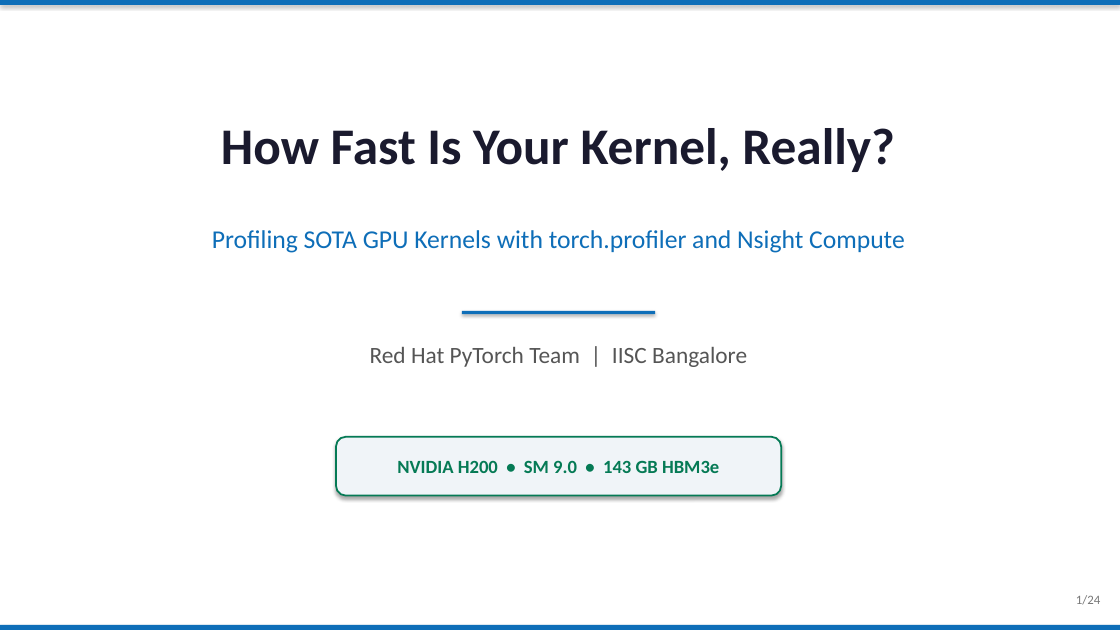
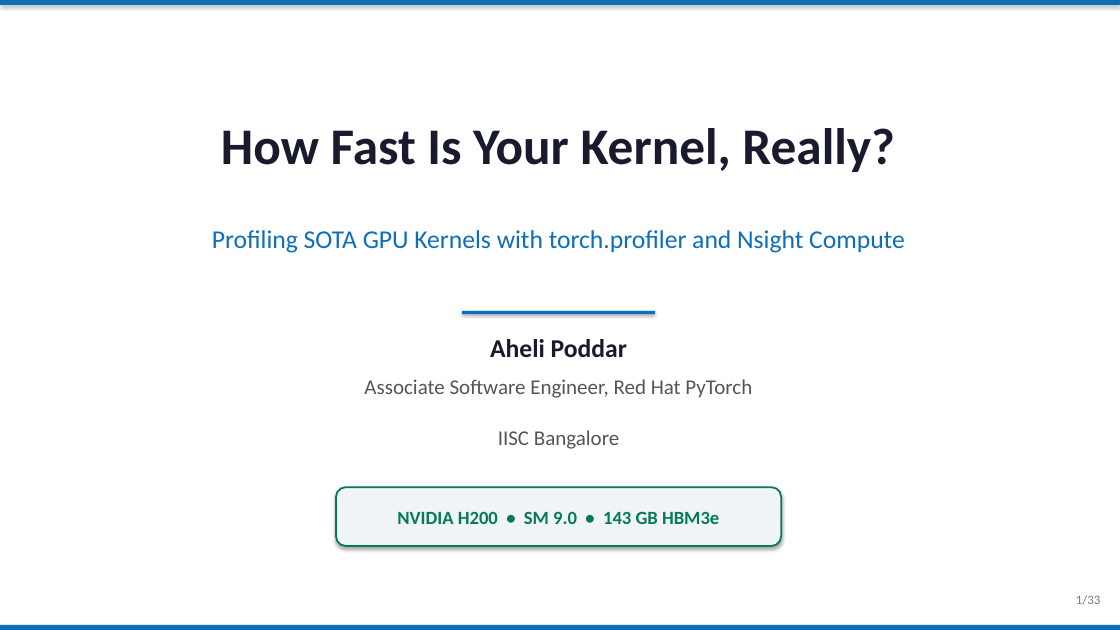
Before and after one commit to XAheli/torch-profiler, a slide deck: slide 1 of slides.pptx. Drawn at 1120x630 pixels with LibreOffice and Linux fonts; fonts in the diff are those of the drawing. Boxes give left, top, right and bottom in pixels: in the first picture for what was removed or moved away, otherwise in the second. Text is boxed around its words. In the diff, an @@ line names an element or a change of style, - is before the commit and + after.

```diff
--- a/slides.pptx
+++ b/slides.pptx
@@ text at box(490, 339, 627, 357): text changed; size 20 to 22 pt; text colour #555555 to #1A1A2E; bold on @@
-Red Hat PyTorch Team | IISC Bangalore
+Aheli Poddar
@@ text added at box(364, 379, 752, 398), 18 pt, text #555555 @@
+Associate Software Engineer, Red Hat PyTorch
@@ text added at box(498, 430, 619, 449), 18 pt, text #555555 @@
+IISC Bangalore
@@ rounded rectangle "NVIDIA H200 • SM 9.0 ...": place and size @@
-rounded rectangle "NVIDIA H200 • SM 9.0 ..." at box(336, 437, 781, 496)
+rounded rectangle "NVIDIA H200 • SM 9.0 ..." at box(336, 487, 781, 546)
@@ text at box(1076, 595, 1100, 605): text changed @@
-1/24
+1/33
```
Also in this commit, not shown: 23 other slides changed, 9 slides added, 1 other file.
